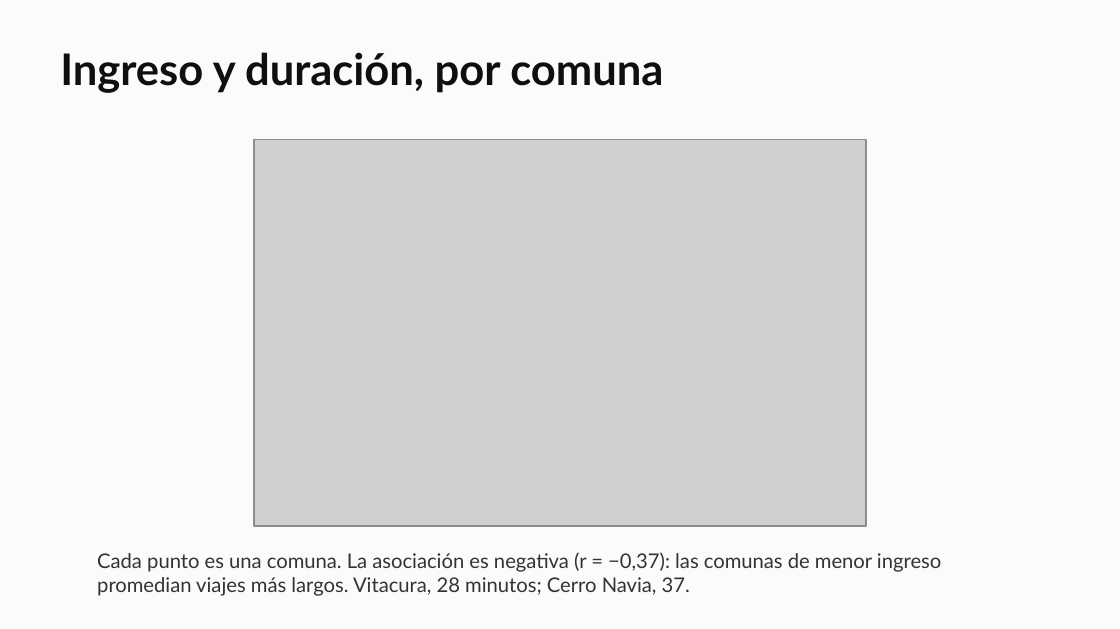
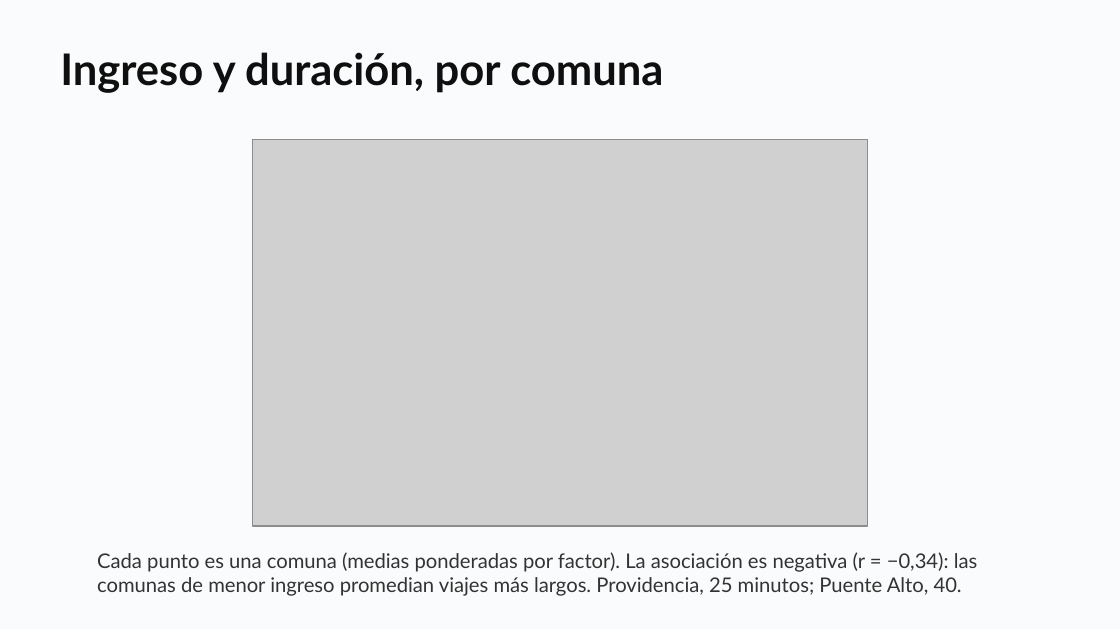
Before and after one commit to daniopitz/diplomado-cdd, a slide deck: slide 22 of presentaciones/clase03_eda_bivariado.pptx. Drawn at 1120x629 pixels with LibreOffice and Linux fonts; fonts in the diff are those of the drawing; grey boxes stand for pictures. Boxes give left, top, right and bottom in pixels: in the first picture for what was removed or moved away, otherwise in the second. Text is boxed around its words. In the diff, an @@ line names an element or a change of style, - is before the commit and + after.

```diff
--- a/presentaciones/clase03_eda_bivariado.pptx
+++ b/presentaciones/clase03_eda_bivariado.pptx
@@ text at (97, 552, 978, 596): text changed @@
-Cada punto es una comuna. La asociación es negativa (r = −0,37): las comunas de menor ingreso promedian viajes más largos. Vitacura, 28 minutos; Cerro Navia, 37.
+Cada punto es una comuna (medias ponderadas por factor). La asociación es negativa (r = −0,34): las comunas de menor ingreso promedian viajes más largos. Providencia, 25 minutos; Puente Alto, 40.
```
Also in this commit, not shown: 6 other slides changed, 2 slides added, 1 slide removed, 3 other files.
